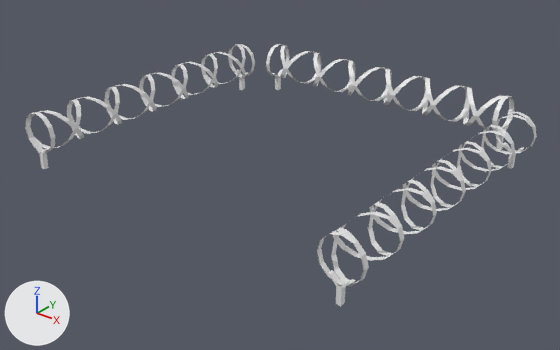
The FBX model models/raw/snipertower/snipertower_bodygroups.fbx: old version first, new version second.
One viewpoint serves both versions: a 50 mm lens placed at (0.197, -0.244, 0.527), pointed at (0.001, 0.0, 0.375). The axes (+X, +Y, +Z) are drawn at lower left. The lights are the same throughout.

Names of what the first picture shows: 'barbed_wire'.
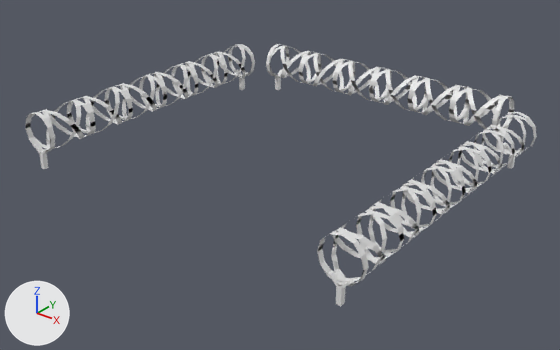
Commit message: More barbed wire on snipertower

What the commit changed:
me_cylinder_001 is used by ob_barbed_wire; location (0.0, 0.0, 0.0).
me_cylinder_001 had 1200 vertices, 600 faces and spanned x -0.09..0.09, y -0.07..0.09, z 0.379..0.405.
me_cylinder_001 now has 1860 vertices, 1032 faces and spans x -0.09..0.09, y -0.07..0.09, z 0.379..0.405.
me_cylinder_001 part 1: a new loose piece of 266 vertices spanning x 0.072..0.09, y -0.07..0.066, z 0.387..0.405, in mat_snipertower (its picture is missing).
me_cylinder_001 part 2: a new loose piece of 266 vertices spanning x -0.066..0.07, y 0.072..0.09, z 0.387..0.405, in mat_snipertower (its picture is missing).
me_cylinder_001 part 3: a new loose piece of 266 vertices spanning x -0.09..-0.072, y -0.066..0.07, z 0.387..0.405, in mat_snipertower (its picture is missing).
Part 4, on me_cylinder_001:
138 vertices are removed from x -0.09..0.09, y -0.07..0.09, z 0.396.
98 faces are deleted.
98 new faces join them.

Pixel boxes (x1, y1, x2, y2) of what changed, in the pictures (560 x 350 px; the box of a moved part takes in the faces that stretch with it):
part 1 of me_cylinder_001, added: after (318, 114, 526, 282)
part 2 of me_cylinder_001, added: after (269, 46, 503, 131)
part 3 of me_cylinder_001, added: after (42, 46, 252, 149)
part 4 of me_cylinder_001, moved or reshaped: before (26, 49, 534, 270); after (25, 49, 534, 270)
